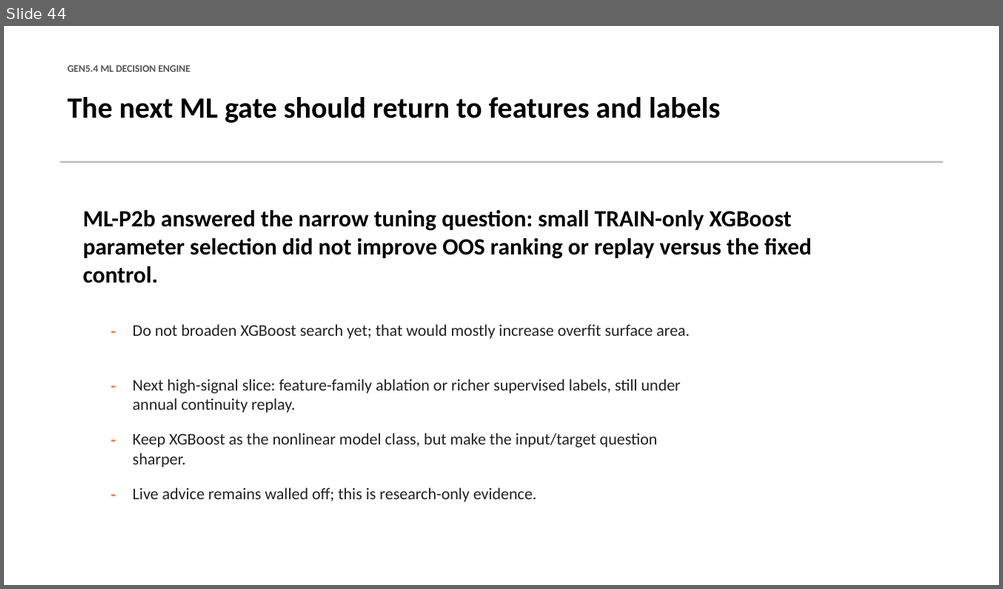
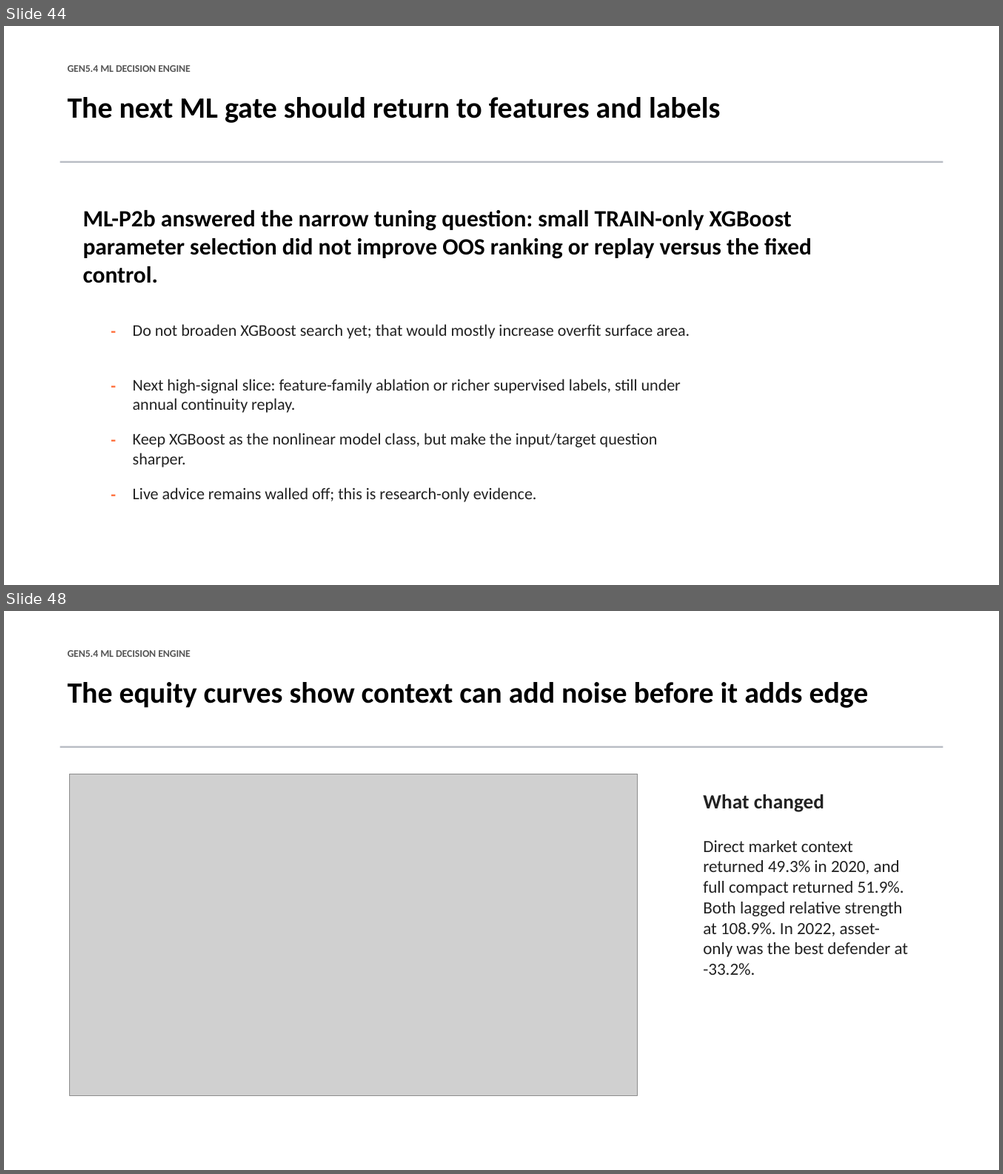
Before and after one commit to Francisc0Franc0/Time-Series-Modeling-Gen5, a slide deck: presentations/gen5_4_ml_decision_engine_incremental_build.pptx. Shown one above the other, each under a label of ours: slide 44 before the commit, slides 44 and 48 after it; the slides between them are not shown. The pictures are 1003x589 and 1003x1174 pixels, drawn with LibreOffice and Linux fonts; fonts in the diff are those of the drawing; grey boxes stand for pictures. Boxes give left, top, right and bottom in pixels: in the first picture for what was removed or moved away, otherwise in the second. Text is boxed around its words. In the diff, an @@ line names an element or a change of style, - is before the commit and + after.

```diff
--- a/presentations/gen5_4_ml_decision_engine_incremental_build.pptx
+++ b/presentations/gen5_4_ml_decision_engine_incremental_build.pptx
@@ slide 48 added at <box>4,611,999,1170</box>, background #FFFFFF @@
@@ text added at <box>68,650,190,657</box>, 9.8 pt, text #555555, bold @@
+GEN5.4 ML DECISION ENGINE
@@ text added at <box>68,682,868,708</box>, 28.5 pt, text #000000, bold @@
+The equity curves show context can add noise before it adds edge
@@ rectangle added at <box>60,746,942,748</box>, fill #B8BCC4 @@
@@ picture added at <box>70,775,637,1096</box> @@
@@ text added at <box>703,795,824,812</box>, 19.5 pt, text #222222, bold @@
+What changed
@@ text added at <box>703,840,908,975</box>, 16.5 pt, text #222222 @@
+Direct market context returned 49.3% in 2020, and full compact returned 51.9%. Both lagged relative strength at 108.9%. In 2022, asset-only was the best defender at -33.2%.
```
Also in this commit, not shown: 6 other slides added, 5 other files.
